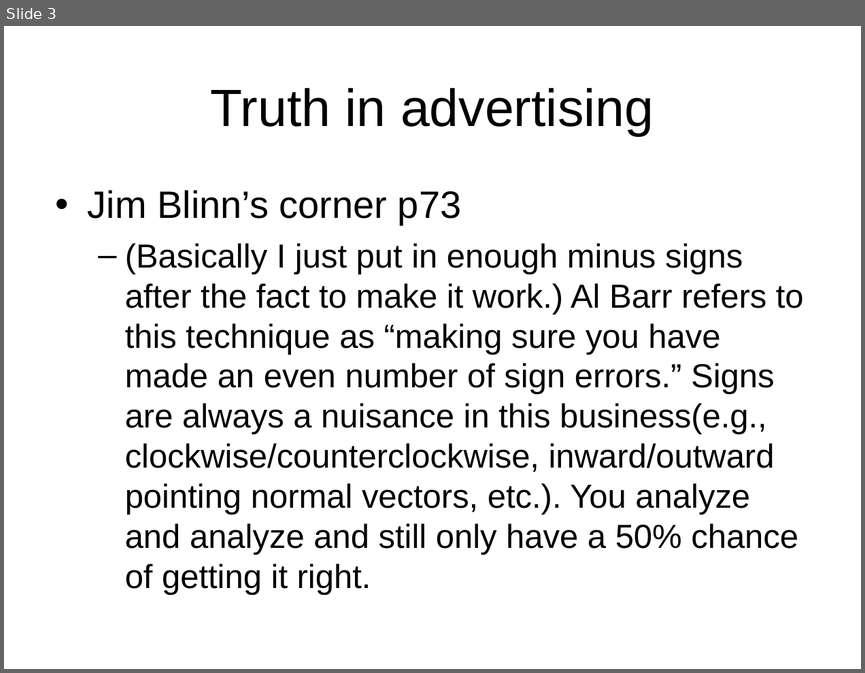
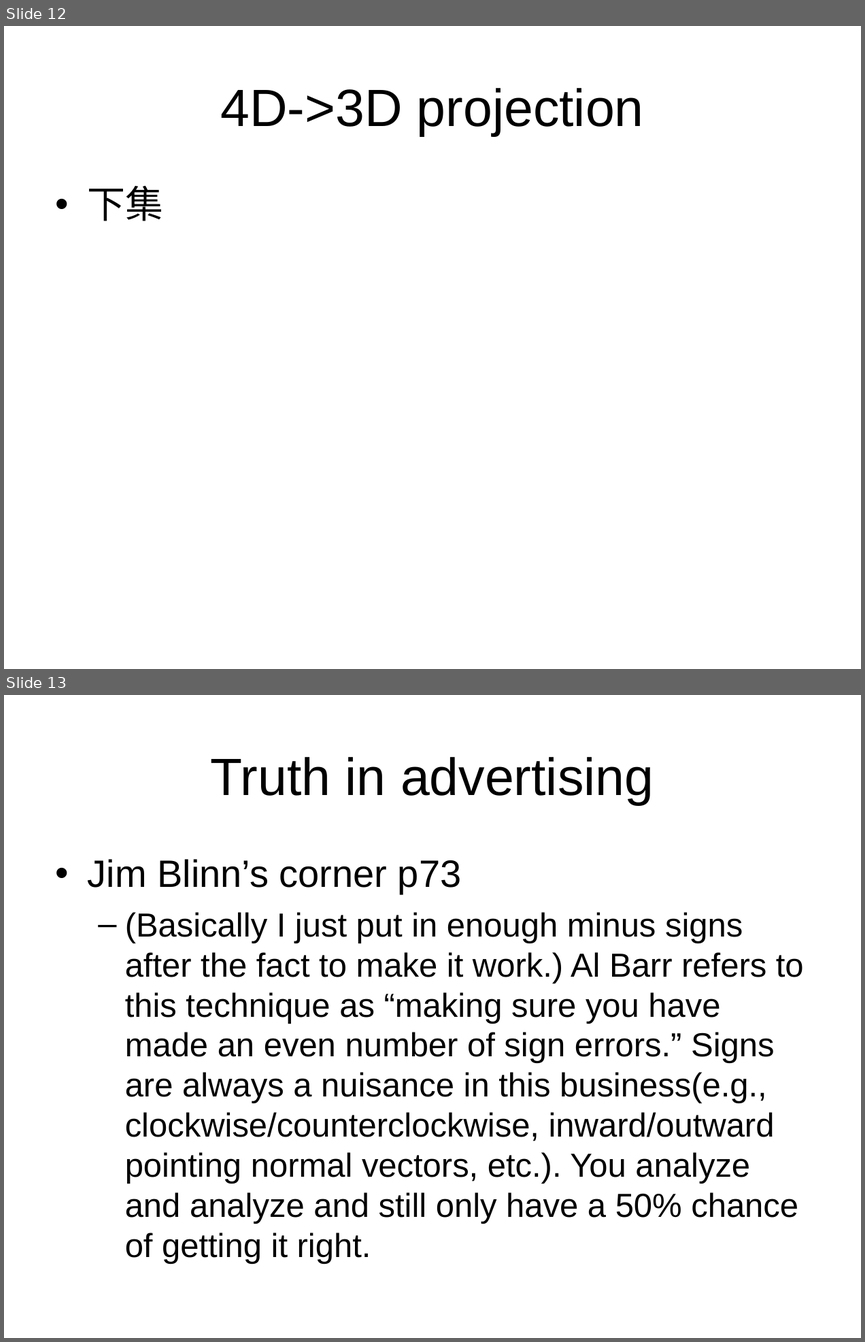
Before and after one commit to allen7575/gpu_course, a slide deck: course3/Course3.ppt. Shown one above the other, each under a label of ours: slide 3 before the commit, slides 12 and 13 after it. The pictures are 865x673 and 865x1342 pixels, drawn with LibreOffice and Linux fonts; fonts in the diff are those of the drawing. Boxes give left, top, right and bottom in pixels: in the first picture for what was removed or moved away, otherwise in the second. Text is boxed around its words. In the diff, an @@ line names an element or a change of style, - is before the commit and + after.

```diff
--- a/course3/Course3.ppt
+++ b/course3/Course3.ppt
@@ slide 12 added at bbox=[4, 26, 861, 669], background #FFFFFF @@
@@ title added at bbox=[220, 88, 644, 136], 44 pt, text #000000 @@
+4D->3D projection
@@ text added at bbox=[88, 186, 164, 221], 32 pt, text #000000 @@
+• 下集
@@ what was slide 3 is now slide 13 @@
```
Also in this commit, not shown: 2 slides changed, 12 other slides added, 2 slides removed, 28 other files.
